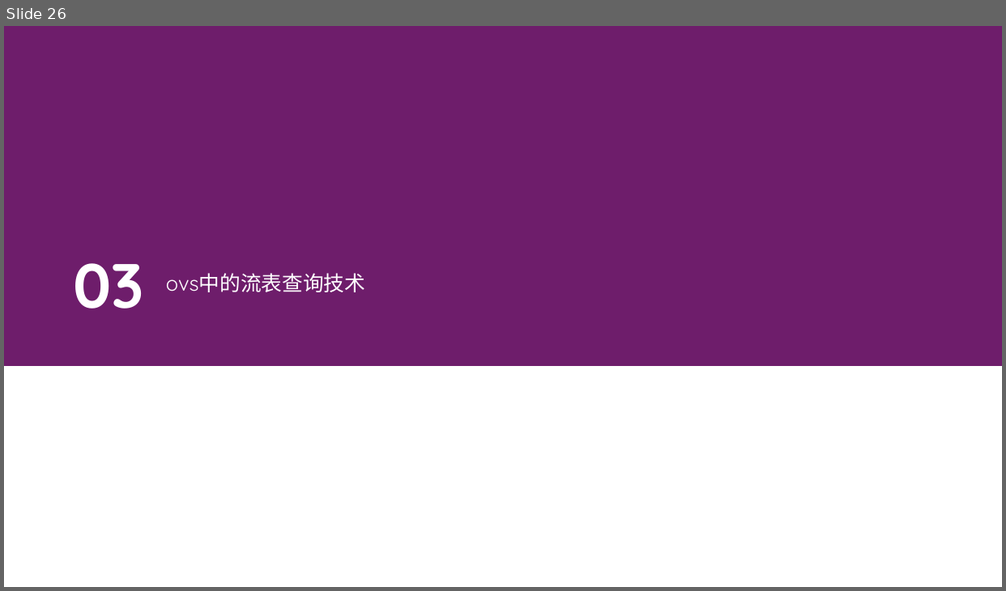
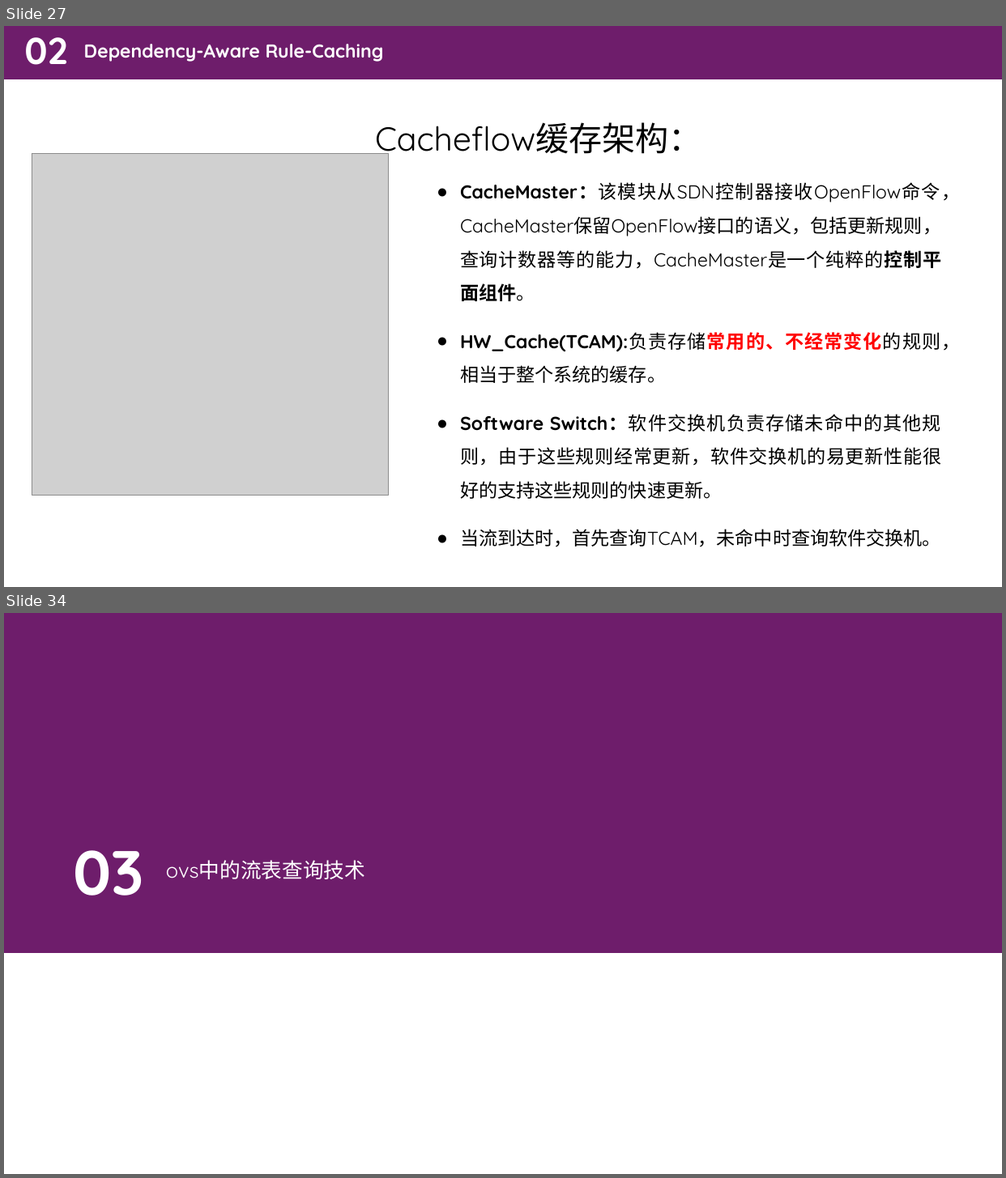
Before and after one commit to zhanghaooo/SDN-homework, a slide deck: homework11_9/SDN流表查询中的cache加速技术调查报告.pptx. Shown one above the other, each under a label of ours: slide 26 before the commit, slides 27 and 34 after it; the slides between them are not shown. The pictures are 1006x591 and 1006x1178 pixels, drawn with LibreOffice and Linux fonts; fonts in the diff are those of the drawing; grey boxes stand for pictures. Boxes give left, top, right and bottom in pixels: in the first picture for what was removed or moved away, otherwise in the second. Text is boxed around its words. In the diff, an @@ line names an element or a change of style, - is before the commit and + after.

```diff
--- a/homework11_9/SDN流表查询中的cache加速技术调查报告.pptx
+++ b/homework11_9/SDN流表查询中的cache加速技术调查报告.pptx
@@ slide 27 added at <box>4,26,1002,587</box>, background #FFFFFF @@
@@ rectangle added at <box>4,26,1002,79</box>, fill #6D1D6B @@
@@ text added at <box>24,37,67,65</box>, 36 pt, text #FFFFFF, bold @@
+02
@@ text added at <box>84,44,384,62</box>, 18 pt, text #FFFFFF, bold @@
+Dependency-Aware Rule-Caching
@@ text added at <box>375,122,702,160</box>, 32 pt, text #000000 @@
+Cacheflow缓存架构：
@@ picture added at <box>32,154,389,495</box> @@
@@ text added at <box>460,182,960,548</box>, 18 pt, text #000000 @@
+● CacheMaster：该模块从SDN控制器接收OpenFlow命令，CacheMaster保留OpenFlow接口的语义，包括更新规则，查询计数器等的能力，CacheMaster是一个纯粹的控制平面组件。
+● HW_Cache(TCAM):负责存储常用的、不经常变化的规则，相当于整个系统的缓存。
+● Software Switch：软件交换机负责存储未命中的其他规则，由于这些规则经常更新，软件交换机的易更新性能很好的支持这些规则的快速更新。
+● 当流到达时，首先查询TCAM，未命中时查询软件交换机。
@@ what was slide 26 is now slide 34 @@
```
Also in this commit, not shown: 7 slides changed, 17 other slides added, 9 slides removed, 1 other file.
